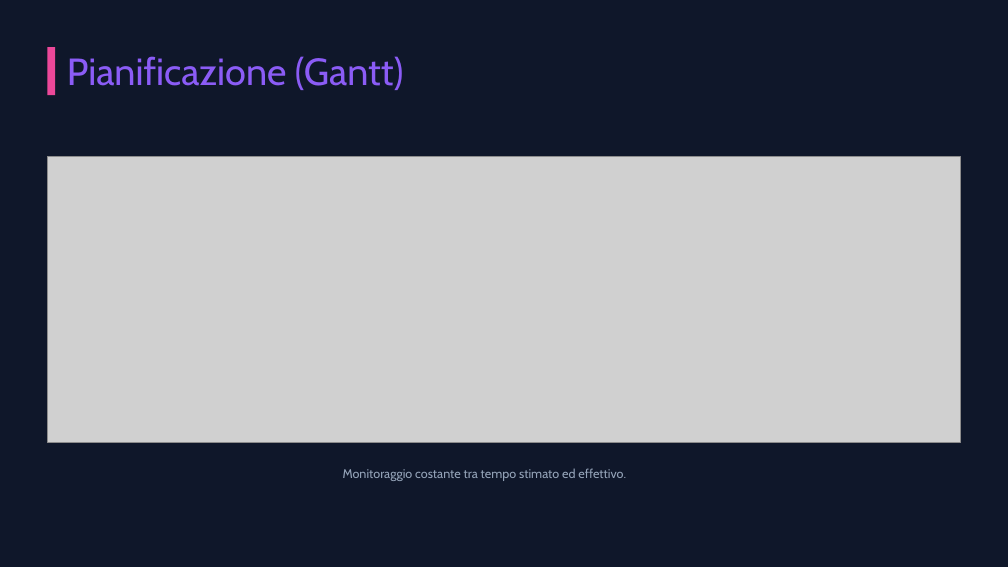
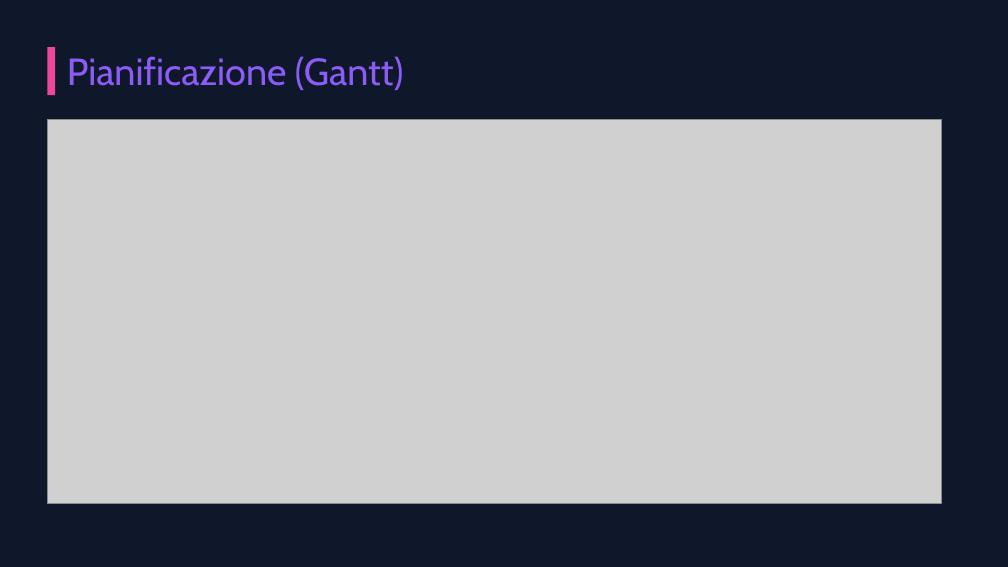
Before and after one commit to Julie0411/study_modulo_306, a slide deck: slide 6 of documentazione/Presentazione Progetto StudySpace.pptx. Drawn at 1008x567 pixels with LibreOffice and Linux fonts; fonts in the diff are those of the drawing; grey boxes stand for pictures; background and template pictures are left out. Boxes give left, top, right and bottom in pixels: in the first picture for what was removed or moved away, otherwise in the second. Text is boxed around its words. In the diff, an @@ line names an element or a change of style, - is before the commit and + after.

Commit message:
updated powerpoint

```diff
--- a/documentazione/Presentazione Progetto StudySpace.pptx
+++ b/documentazione/Presentazione Progetto StudySpace.pptx
@@ picture: place and size @@
-picture at bbox=[47, 157, 960, 442]
+picture at bbox=[47, 119, 941, 503]
@@ text removed at bbox=[343, 468, 626, 481] @@
-Monitoraggio costante tra tempo stimato ed effettivo.
```
Also in this commit, not shown: 2 other slides changed, 3 slides added, 2 slides removed.
